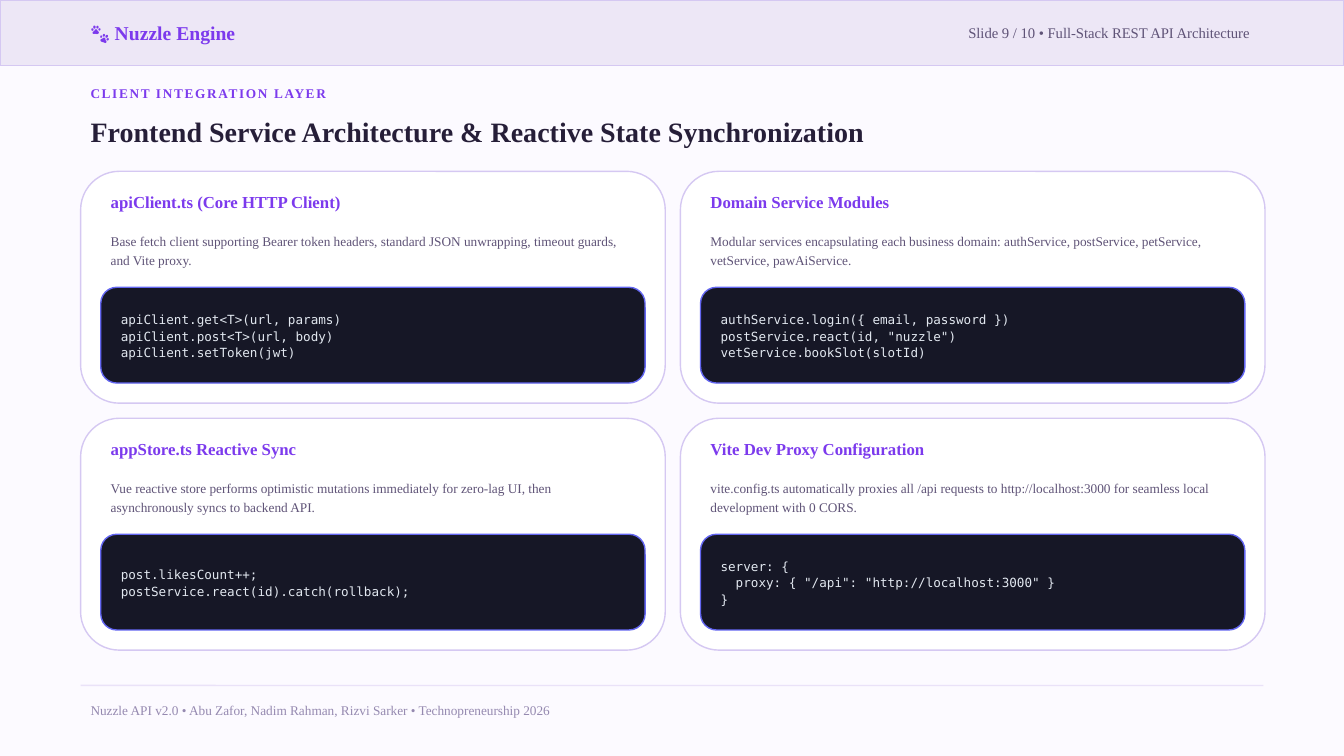
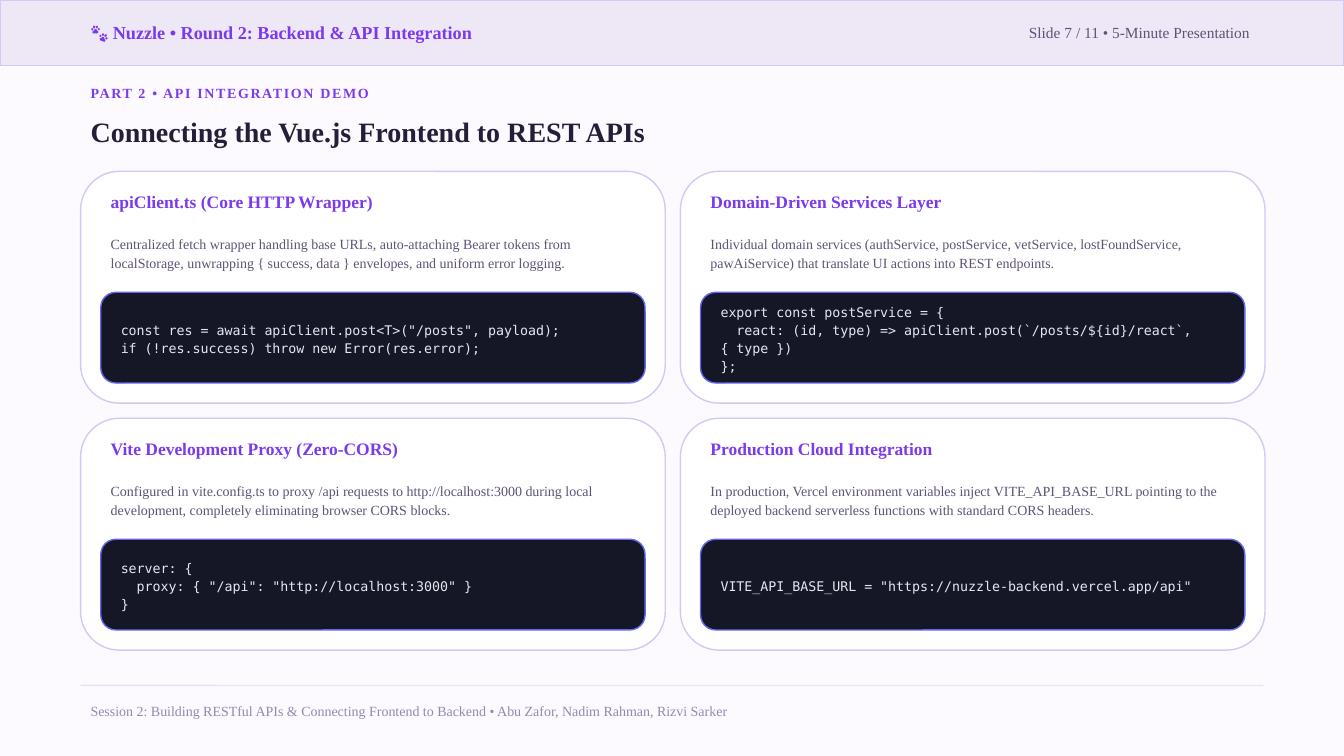
Before and after one commit to zafor2002/nuzzle-, a slide deck: slide 7 of Nuzzle_REST_API_Architecture.pptx (slide 9 before the commit). Drawn at 1344x756 pixels with LibreOffice and Linux fonts; fonts in the diff are those of the drawing. Boxes give left, top, right and bottom in pixels: in the first picture for what was removed or moved away, otherwise in the second. Text is boxed around its words. In the diff, an @@ line names an element or a change of style, - is before the commit and + after.

Commit message:
feat(frontend): add PawDoctor conversational triage UI, architecture modal, and API integration

```diff
--- a/Nuzzle_REST_API_Architecture.pptx
+++ b/Nuzzle_REST_API_Architecture.pptx
@@ text at [113, 26, 472, 43]: text changed; size 14 to 13 pt @@
-🐾 Nuzzle Engine
+🐾 Nuzzle • Round 2: Backend & API Integration
@@ text at [1029, 27, 1249, 38]: text changed; size 10.5 to 11 pt @@
-Slide 9 / 10 • Full-Stack REST API Architecture
+Slide 7 / 11 • 5-Minute Presentation
@@ text at [138, 88, 340, 499]: text changed; size 9.5 to 10 pt @@
-CLIENT INTEGRATION LAYER
+PART 2 • API INTEGRATION DEMO
@@ text at [91, 122, 645, 147]: text changed @@
-Frontend Service Architecture & Reactive State Synchronization
+Connecting the Vue.js Frontend to REST APIs
@@ text at [111, 196, 372, 212]: text changed; size 12 to 12.5 pt @@
-apiClient.ts (Core HTTP Client)
+apiClient.ts (Core HTTP Wrapper)
@@ text at [710, 196, 942, 212]: text changed; size 12 to 12.5 pt @@
-Domain Service Modules
+Domain-Driven Services Layer
@@ text at [111, 239, 571, 271]: text changed; size 9.5 to 10 pt @@
-Base fetch client supporting Bearer token headers, standard JSON unwrapping, timeout guards, and Vite proxy.
+Centralized fetch wrapper handling base URLs, auto-attaching Bearer tokens from localStorage, unwrapping { success, data } envelopes, and uniform error logging.
@@ text at [710, 239, 1181, 271]: text changed; size 9.5 to 10 pt @@
-Modular services encapsulating each business domain: authService, postService, petService, vetService, pawAiService.
+Individual domain services (authService, postService, vetService, lostFoundService, pawAiService) that translate UI actions into REST endpoints.
@@ rounded rectangle: place and size @@
-rounded rectangle at [101, 287, 645, 383]
+rounded rectangle at [101, 292, 645, 383]
@@ rounded rectangle: place and size @@
-rounded rectangle at [701, 287, 1245, 383]
+rounded rectangle at [701, 292, 1245, 383]
@@ text at [121, 325, 560, 355]: text changed; size 9 to 9.5 pt @@
-apiClient.get<T>(url, params)
-apiClient.post<T>(url, body)
-apiClient.setToken(jwt)
+const res = await apiClient.post<T>("/posts", payload);
+if (!res.success) throw new Error(res.error);
@@ text at [721, 307, 1192, 356]: text changed; size 9 to 9.5 pt @@
-authService.login({ email, password })
-postService.react(id, "nuzzle")
-vetService.bookSlot(slotId)
+export const postService = {
+react: (id, type) => apiClient.post(`/posts/${id}/react`, { type })
+};
@@ text at [111, 443, 398, 459]: text changed; size 12 to 12.5 pt @@
-appStore.ts Reactive Sync
+Vite Development Proxy (Zero-CORS)
@@ text at [710, 443, 932, 459]: text changed; size 12 to 12.5 pt @@
-Vite Dev Proxy Configuration
+Production Cloud Integration
@@ text at [111, 486, 592, 518]: text changed; size 9.5 to 10 pt @@
-Vue reactive store performs optimistic mutations immediately for zero-lag UI, then asynchronously syncs to backend API.
+Configured in vite.config.ts to proxy /api requests to http://localhost:3000 during local development, completely eliminating browser CORS blocks.
@@ text at [710, 486, 1217, 518]: text changed; size 9.5 to 10 pt @@
-vite.config.ts automatically proxies all /api requests to http://localhost:3000 for seamless local development with 0 CORS.
+In production, Vercel environment variables inject VITE_API_BASE_URL pointing to the deployed backend serverless functions with standard CORS headers.
@@ rounded rectangle: place and size @@
-rounded rectangle at [101, 534, 645, 630]
+rounded rectangle at [101, 539, 645, 630]
@@ rounded rectangle: place and size @@
-rounded rectangle at [701, 534, 1245, 630]
+rounded rectangle at [701, 539, 1245, 630]
@@ text at [121, 565, 456, 594]: text changed; size 9 to 9.5 pt @@
-post.likesCount++;
-postService.react(id).catch(rollback);
+server: {
+proxy: { "/api": "http://localhost:3000" }
+}
@@ text at [721, 581, 1191, 594]: text changed; size 9 to 9.5 pt @@
-server: {
-proxy: { "/api": "http://localhost:3000" }
-}
+VITE_API_BASE_URL = "https://nuzzle-backend.vercel.app/api"
@@ text at [91, 706, 727, 719]: text changed; size 9.5 to 10 pt @@
-Nuzzle API v2.0 • Abu Zafor, Nadim Rahman, Rizvi Sarker • Technopreneurship 2026
+Session 2: Building RESTful APIs & Connecting Frontend to Backend • Abu Zafor, Nadim Rahman, Rizvi Sarker
```
Also in this commit, not shown: 3 other slides changed, 7 slides added, 6 slides removed, 17 other files.
